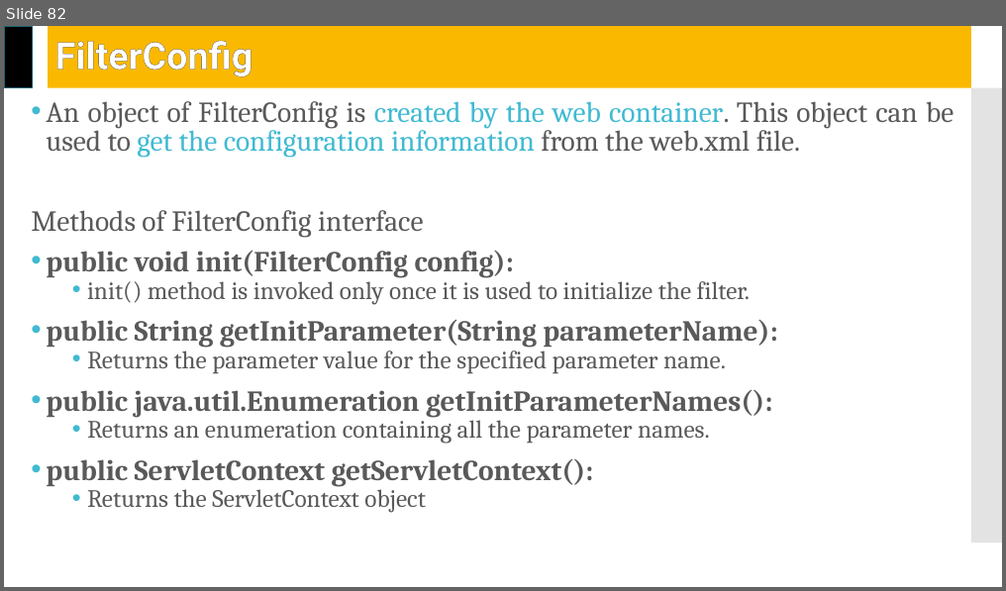
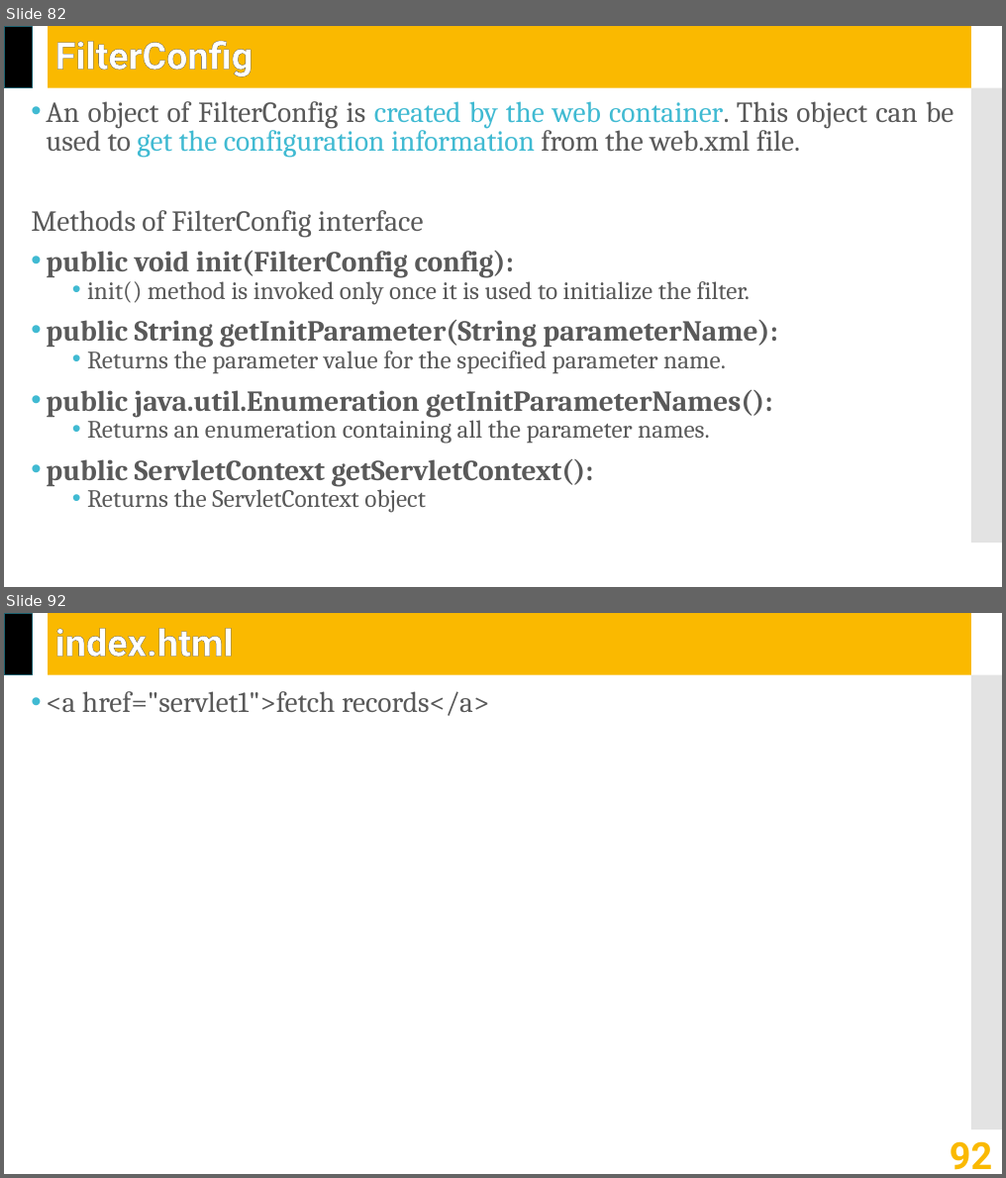
Before and after one commit to jrambasana/AJP2022-material, a slide deck: AJP Slides/AJP (01ce0502) - Unit 4 - Servlet API.pptx. Shown one above the other, each under a label of ours: slide 82 before the commit, slides 82 and 92 after it; the slides between them are not shown. The pictures are 1006x591 and 1006x1178 pixels, drawn with LibreOffice and Linux fonts; fonts in the diff are those of the drawing. Boxes give left, top, right and bottom in pixels: in the first picture for what was removed or moved away, otherwise in the second. Text is boxed around its words. In the diff, an @@ line names an element or a change of style, - is before the commit and + after.

```diff
--- a/AJP Slides/AJP (01ce0502) - Unit 4 - Servlet API.pptx
+++ b/AJP Slides/AJP (01ce0502) - Unit 4 - Servlet API.pptx
@@ slide 92 added at (4,613,1002,1174), background #FFFFFF; not listed: 3 template elements that a slide beside it also shows @@
@@ title added at (55,628,234,657), 36 pt, text #FFFFFF, bold @@
+index.html
@@ text added at (46,691,489,716), 28 pt, text #595959 @@
+• <a href="servlet1">fetch records</a>
@@ page number added at (949,1142,992,1170), 36 pt, text #FAB900, bold @@
+92
```
Also in this commit, not shown: 2 slides changed, 16 other slides added, 6 other files.
